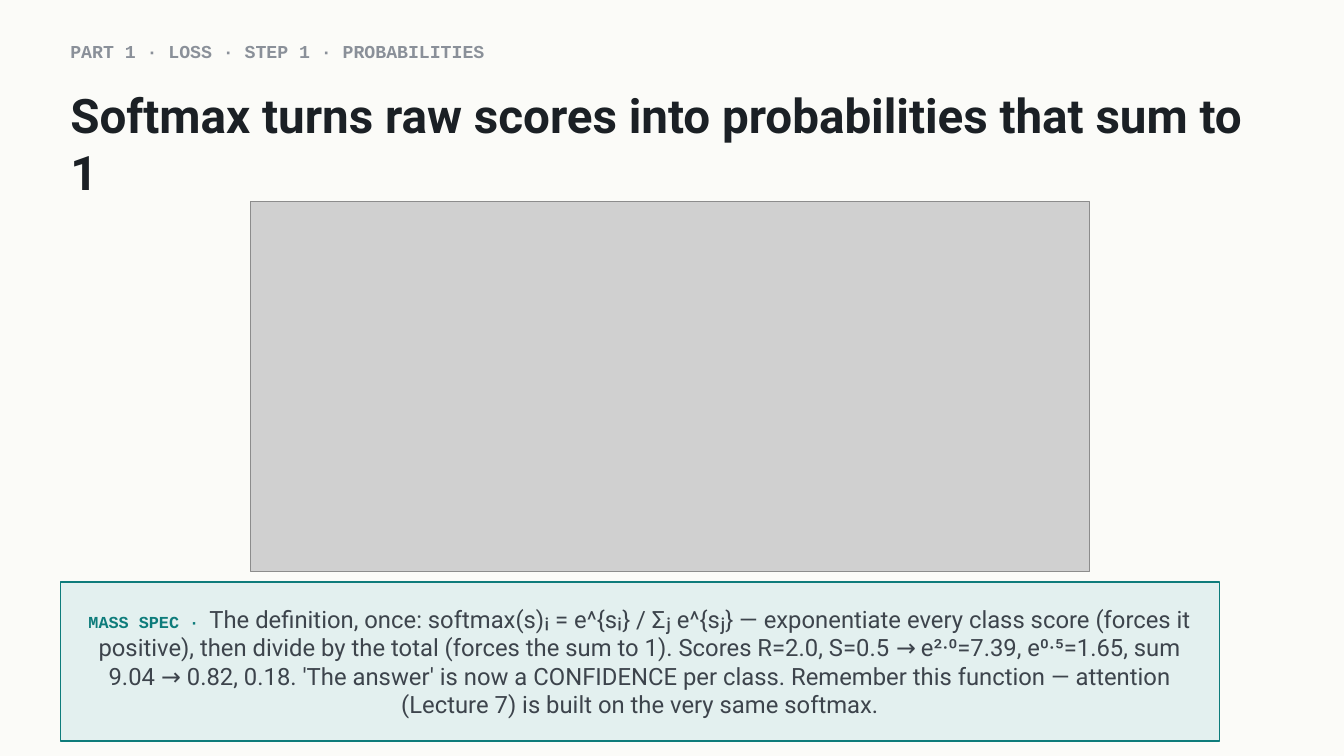
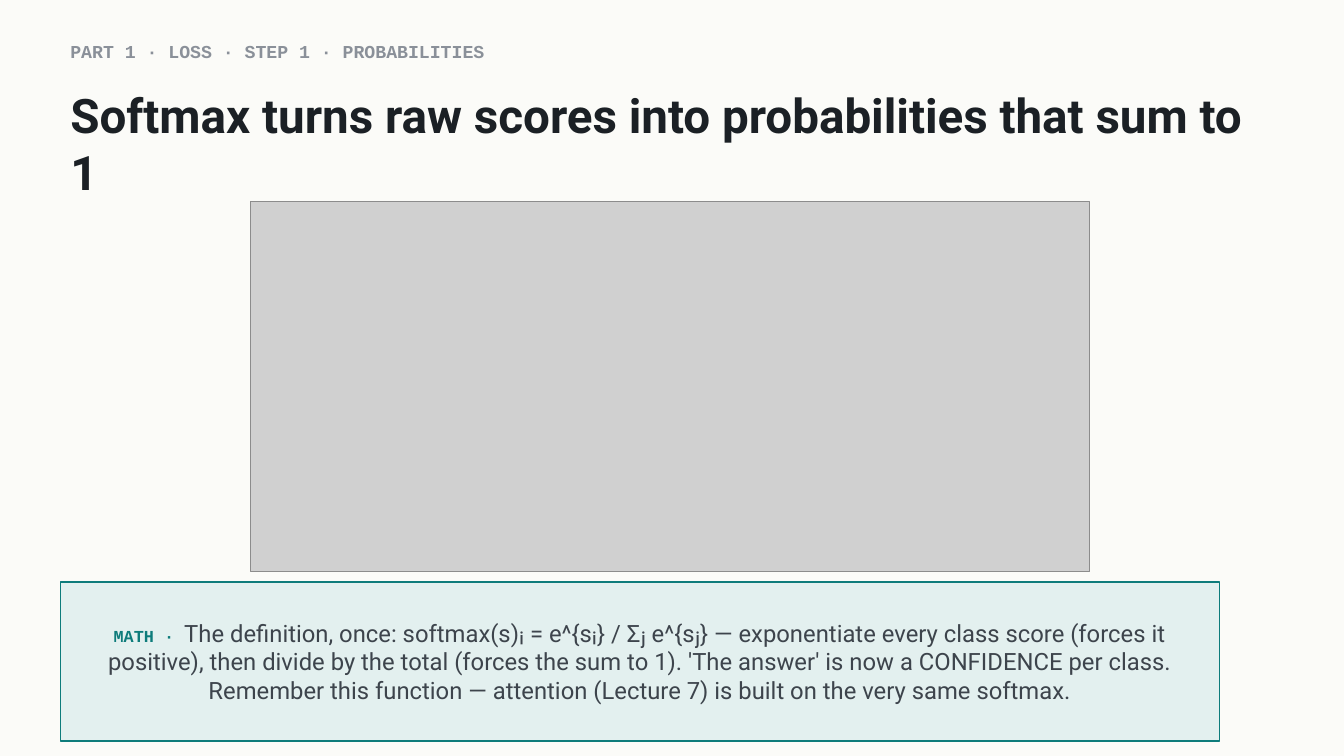
Before and after one commit to indigobio/msacl_dl_course, a slide deck: slide 4 of slides/pptx/lecture04_training_practice.pptx. Drawn at 1344x756 pixels with LibreOffice and Linux fonts; fonts in the diff are those of the drawing; grey boxes stand for pictures. Boxes give left, top, right and bottom in pixels: in the first picture for what was removed or moved away, otherwise in the second. Text is boxed around its words. In the diff, an @@ line names an element or a change of style, - is before the commit and + after.

```diff
--- a/slides/pptx/lecture04_training_practice.pptx
+++ b/slides/pptx/lecture04_training_practice.pptx
@@ text in rectangle at [108, 623, 1171, 704]: text changed @@
-MASS SPEC · The definition, once: softmax(s)ᵢ = e^{sᵢ} / Σⱼ e^{sⱼ} — exponentiate every class score (forces it positive), then divide by the total (forces the sum to 1). Scores R=2.0, S=0.5 → e²·⁰=7.39, e⁰·⁵=1.65, sum 9.04 → 0.82, 0.18. 'The answer' is now a CONFIDENCE per class. Remember this function — attention (Lecture 7) is built on the very same softmax.
+MATH · The definition, once: softmax(s)ᵢ = e^{sᵢ} / Σⱼ e^{sⱼ} — exponentiate every class score (forces it positive), then divide by the total (forces the sum to 1). 'The answer' is now a CONFIDENCE per class. Remember this function — attention (Lecture 7) is built on the very same softmax.
```
Also in this commit, not shown: 7 other slides changed, 1 slide added, 1 slide removed, 33 other files.
